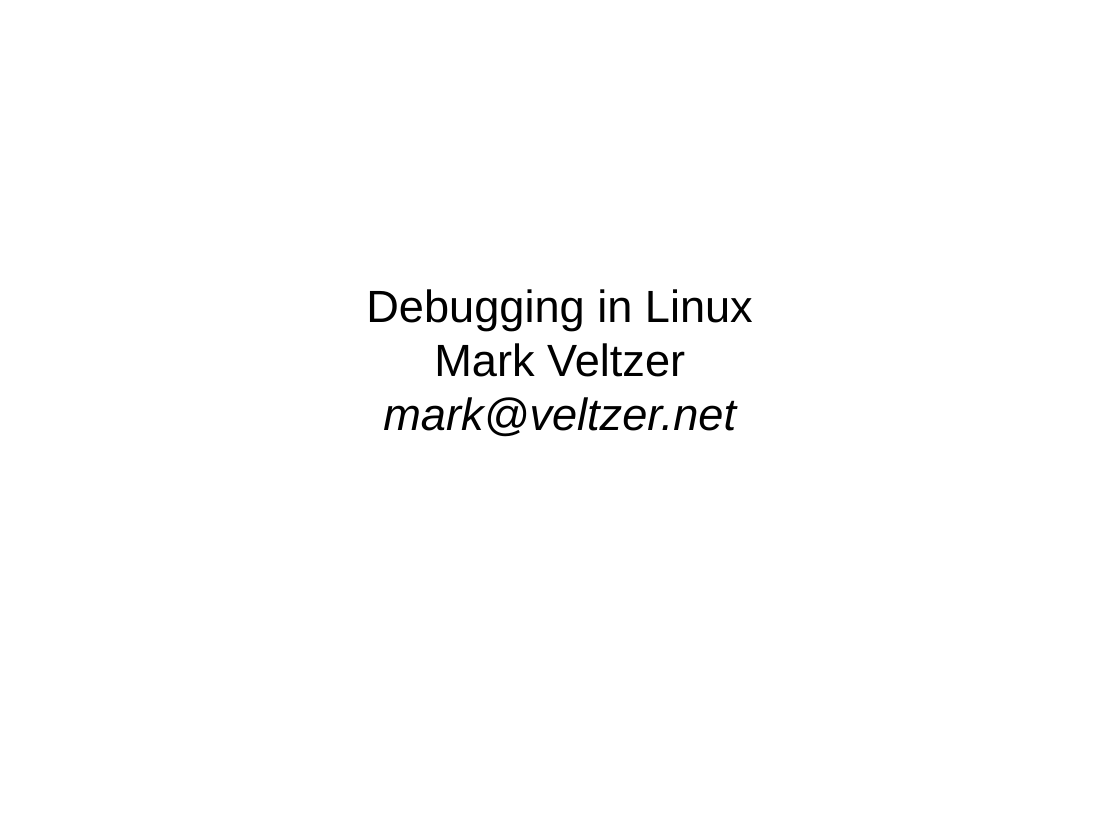
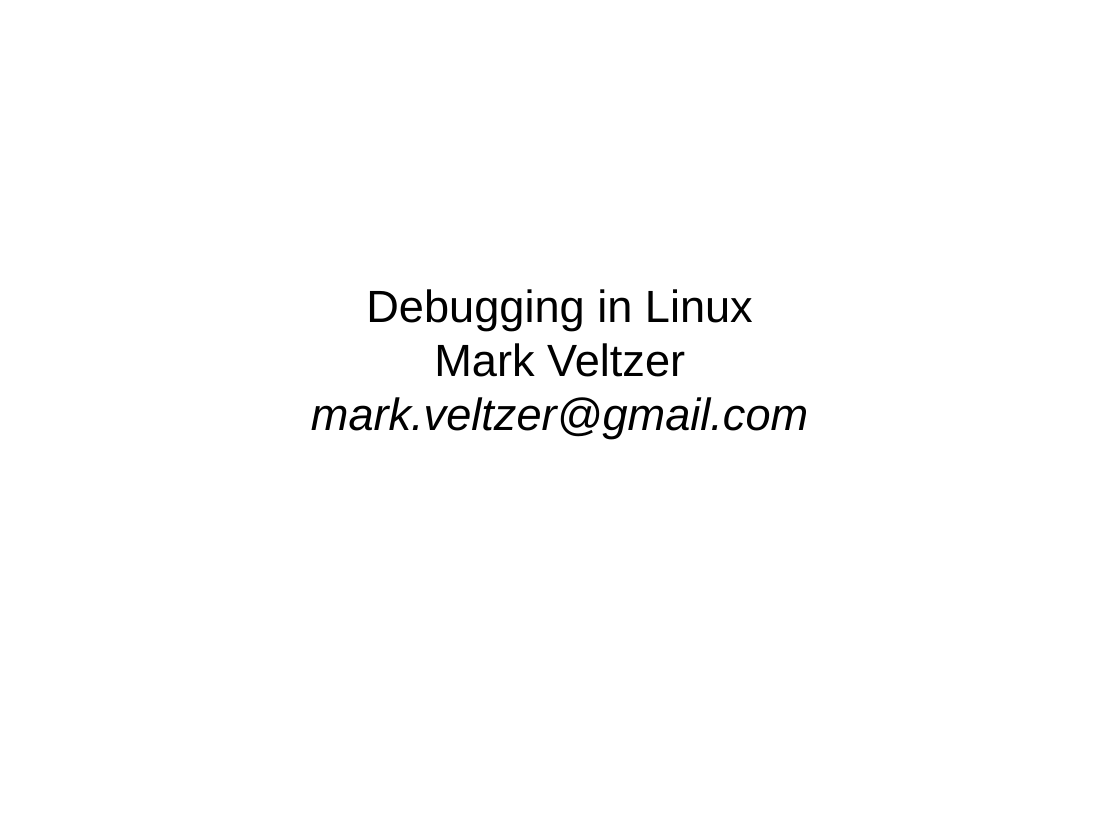
Before and after one commit to kalmuthu/slides, a slide deck: slide 1 of odp/linux/debugging.odp. Drawn at 1120x840 pixels with LibreOffice and Linux fonts; fonts in the diff are those of the drawing. Boxes give left, top, right and bottom in pixels: in the first picture for what was removed or moved away, otherwise in the second. Text is boxed around its words. In the diff, an @@ line names an element or a change of style, - is before the commit and + after.

```diff
--- a/odp/linux/debugging.odp
+++ b/odp/linux/debugging.odp
@@ subtitle at [311,397,808,439]: text changed @@
-mark@veltzer.net
+mark.veltzer@gmail.com
```
Also in this commit, not shown: 2 other slides changed, 6 slides added.
